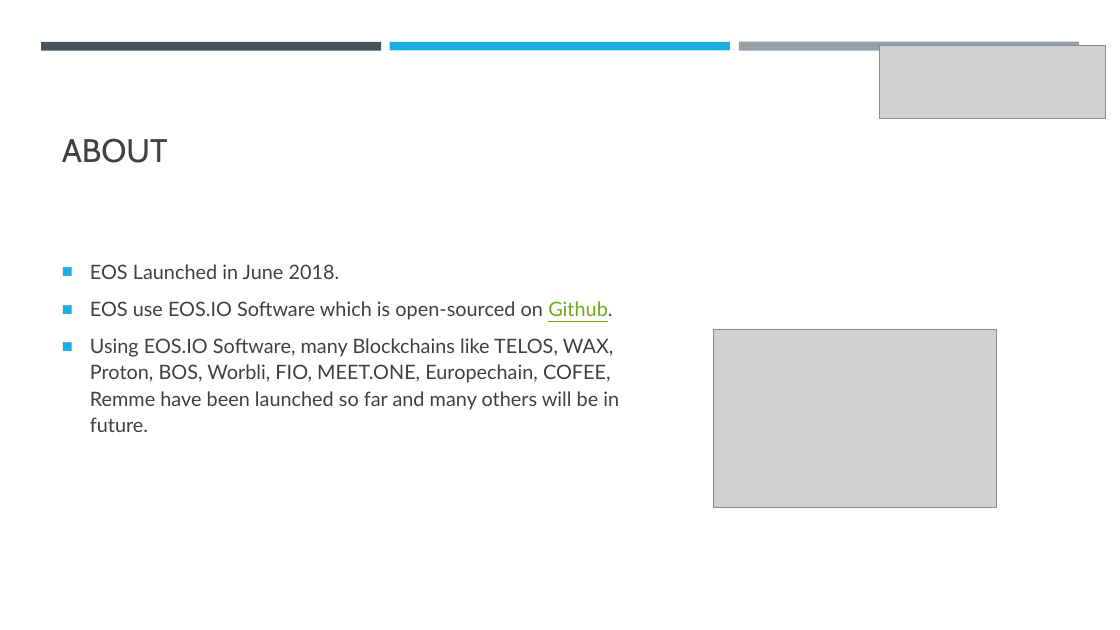
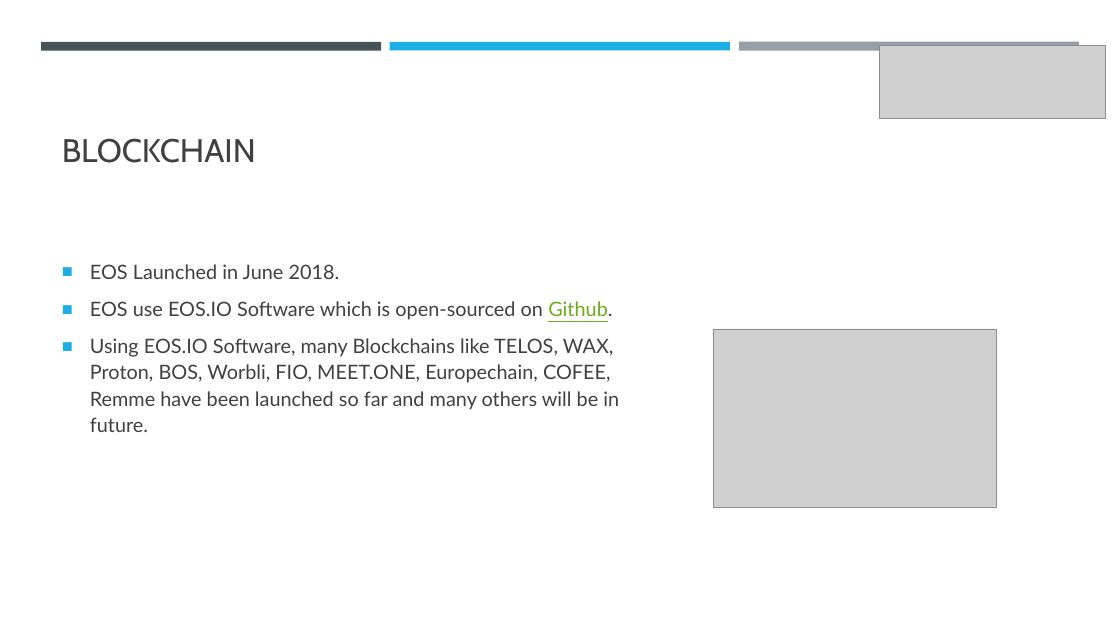
Before and after one commit to abhi3700/My_Learning_Blockchain, a slide deck: slide 5 of PPT.pptx (slide 4 before the commit). Drawn at 1120x630 pixels with LibreOffice and Linux fonts; fonts in the diff are those of the drawing; grey boxes stand for pictures. Boxes give left, top, right and bottom in pixels: in the first picture for what was removed or moved away, otherwise in the second. Text is boxed around its words. In the diff, an @@ line names an element or a change of style, - is before the commit and + after.

```diff
--- a/PPT.pptx
+++ b/PPT.pptx
@@ title at bbox=[62, 138, 256, 163]: text changed @@
-ABOUT
+BLOCKCHAIN
```
Also in this commit, not shown: 3 other slides changed, 3 slides added, 34 slides removed.
